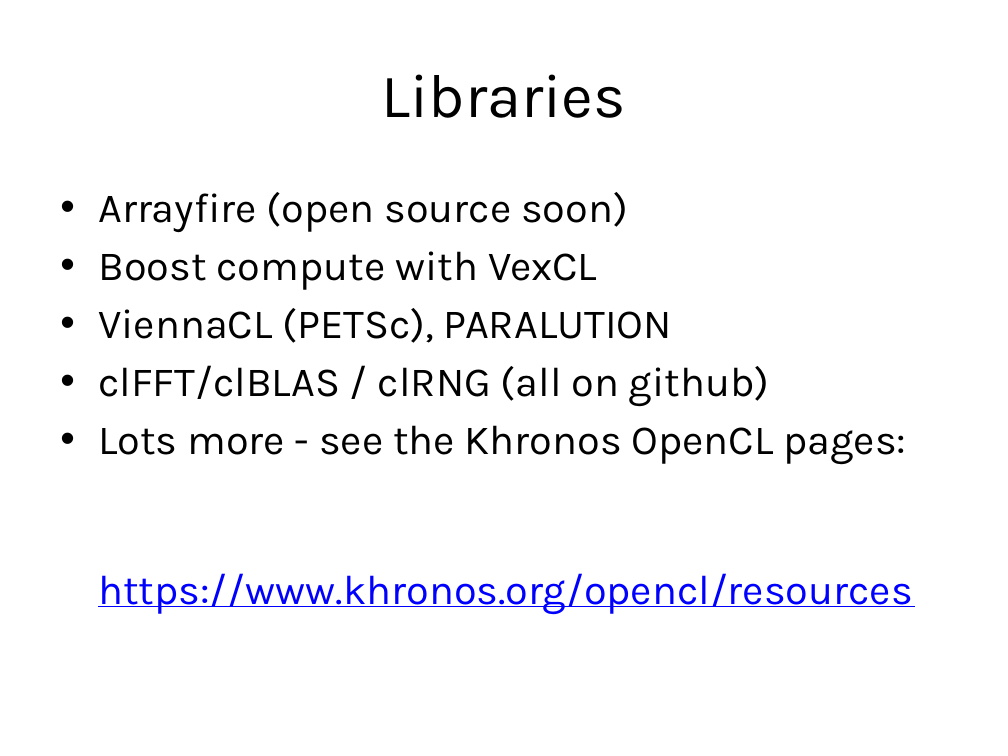
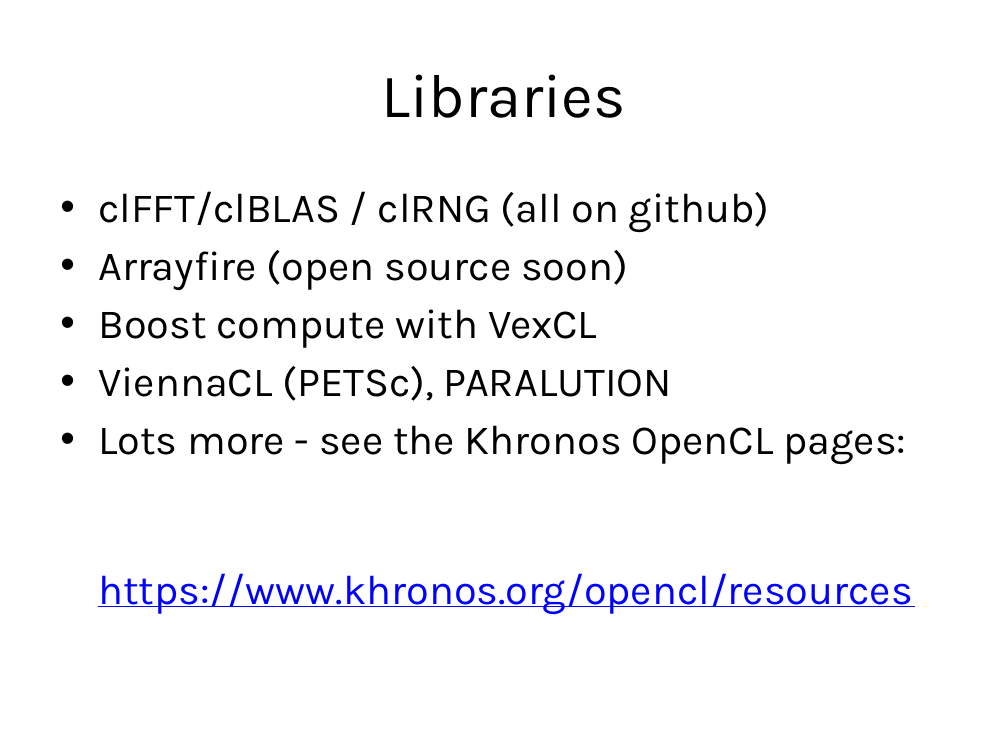
Before and after one commit to UoB-HPC/opencl-training-code, a slide deck: slide 9 of slides/advanced_outro.pptx. Drawn at 1008x756 pixels with LibreOffice and Linux fonts; fonts in the diff are those of the drawing. Boxes give left, top, right and bottom in pixels: in the first picture for what was removed or moved away, otherwise in the second. Text is boxed around its words. In the diff, an @@ line names an element or a change of style, - is before the commit and + after.

Commit message:
Minor typo fixes and updates

```diff
--- a/slides/advanced_outro.pptx
+++ b/slides/advanced_outro.pptx
@@ text at bbox=[98, 191, 770, 233]: paragraph added @@
+• clFFT/clBLAS / clRNG (all on github)
@@ text at bbox=[98, 365, 770, 407]: paragraph removed @@
-• clFFT/clBLAS / clRNG (all on github)
```
Also in this commit, not shown: 4 other slides changed.
